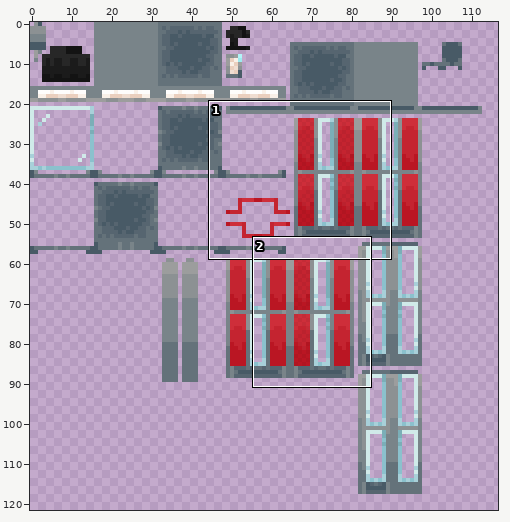
Two versions of one sprite sheet, src/main/resources/assets/ait/textures/exteriors/phone_booth.png. The first picture is a wide view before the edit; the outline marks the close-up.
Close-up. Before:
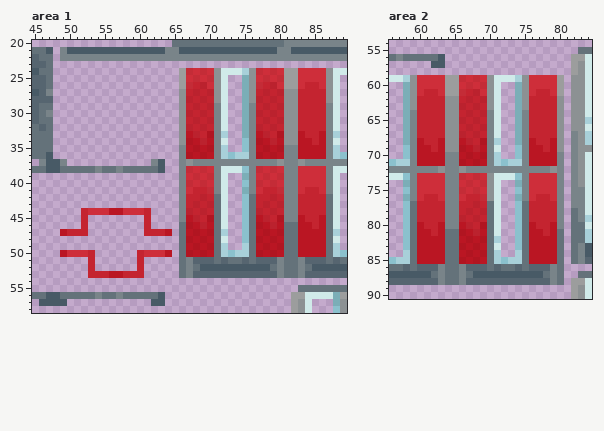
The file is 128x128 pixels. Colours within 5 levels of each other are drawn and written as one. Shown: area 1: x 45..89, y 20..58; area 2: x 56..84, y 54..90. The wide view leaves out empty margins. The commit also changed other parts of the picture, which this record leaves out.
The result:
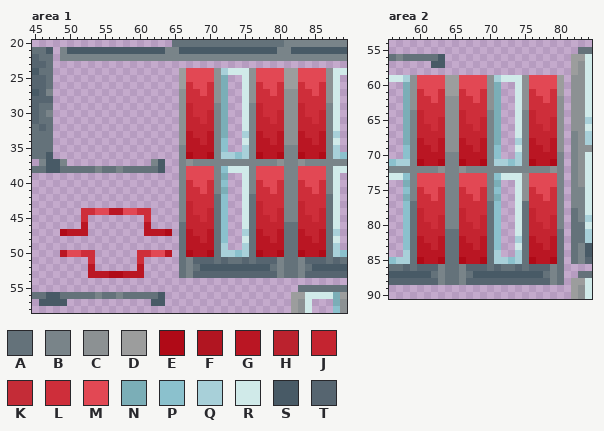
Palette (. is transparent): A #64727a  B #798489  C #8c9193  D #9c9d9d  E #b00a17  F #b11521  G #ba1623  H #bb222e  J #c42430  K #c42c37  L #ce2e3a  M #e24854  N #7baeb7  P #8bc1cd  Q #a8d0d9  R #d0eae9  S #485a66  T #566570
Change:
--- area 1
@@ x 45..89 @@
 23 TTA..........................................
-24 SAA..................DKLKLCRRRQCKLKLDDLLLLCRR
-25 TTA..................DLKLKCR..NCLKLKDDLLLLCR.
-26 TTA..................DKJHLCR..NCKJHLDDLJJLCR.
-27 STB..................CJHJHCR..NCJHJHCCJJJJCR.
-28 TTT..................CHJHJCR..NCHJHJCCJJJJCR.
-29 TAA..................CJHJHBR..NBJHJHCCJJJJBR.
-30 TAB..................CHJHJBR..NBHJHJCCJJJJBR.
-31 TAA..................CJHJHBR..NBJHJHCCJJJJBR.
-32 ATA..................CHJHJBR..NBHJHJCCJJJJBR.
-33 AAA..................CGHJFBQ..NBGHJFCCGJJGBQ.
-34 AAA..................CFGHGBR..PBFGHGCCGGJGBR.
-35 AAA..................BGFGFBQ..PBGFGFBBGGGGBQ.
-36 AAS..................BFGFGBQPQQBFGFGBBGGGGBQP
+24 SAA..................DMMMMCQRRRCMMMMDDMMMMCRR
+25 TTA..................DMMMMCN..RCMMMMDDMMMMCR.
+26 TTA..................DLMMLCN..RCLMMLDDLMMLCR.
+27 STB..................CLLMLCN..RCLLMLCCLLMLCR.
+28 TTT..................CLLLLCN..RCLLLLCCLLLLCR.
+29 TAA..................CJLLLBN..RBJLLLCCJLLLBR.
+30 TAB..................CJLLJBN..RBJLLJCCJLLJBR.
+31 TAA..................CJJLJBN..RBJJLJCCJJLJBR.
+32 ATA..................CJJJJBN..RBJJJJCCJJJJBR.
+33 AAA..................CGJJGBN..QBGJJGCCGJJGBQ.
+34 AAA..................CGGJGBP..RBGGJGCCGGJGBR.
+35 AAA..................BGGGGBP..QBGGGGBBGGGGBQ.
+36 AAS..................BEGGEBQQPQBEGGEBBEGGEBQP
 37 .BSSB............BS..BCBBBBBBBBBBBBCBBCBBBBBB
-38 AASSAAAAABAABAAAAAS..BKLKLBRRRPBKLKLBBLLLLBRR
-39 .....................BLKLKBR..NBLKLKBBLLLLBR.
-40 .....................BKLKLBR..PBKLKLBBLLLLBR.
-41 .....................BLJJKBR..NBLJJKBBLJJLBR.
-42 .....................BJJHJAR..PAJJHJBBJJJJAR.
-43 .....................BJHJHAR..PAJHJHBBJJJJAR.
-44 .......JLLLGGLLLJ....BHJHJAR..PAHJHJBBJJJJAR.
-45 .......J........J....BGHJFAR..PAGHJFBBGJJGAR.
-46 .......J........J....AFGHGAR..PAFGHGAAGGJGAR.
-47 ....GJJJ........JJJG.AGFGFAQ..PAGFGFAAGGGGAQ.
-48 .....................AFGFGAR..PAFGFGAAGGGGAR.
-49 .....................AGFGFAQ..QAGFGFAAGGGGAQ.
-50 ....GLLLJ......JLLLG.AFGFGAQPQQAFGFGAAGGGGAQP
-51 ........J......J.....ABTTTATAATATTTBAABTTTATA
-52 ........J......J.....ABASSSSSSSSSSABAABASSSSS
-53 ........JJJGGJJJ.....ABTTTTTTTTTTTTBAABTTTTTT
+38 AASSAAAAABAABAAAAAS..BMMMMBPRRRBMMMMBBMMMMBRR
+39 .....................BMMMMBN..RBMMMMBBMMMMBR.
+40 .....................BLMMLBP..RBLMMLBBLMMLBR.
+41 .....................BLLMLBN..RBLLMLBBLLMLBR.
+42 .....................BLLLLAP..RALLLLBBLLLLAR.
+43 .....................BJLLLAP..RAJLLLBBJLLLAR.
+44 .......LLMMGGMMLL....BJLLJAP..RAJLLJBBJLLJAR.
+45 .......L........L....BJJLJAP..RAJJLJBBJJLJAR.
+46 .......G........G....AJJJJAP..RAJJJJAAJJJJAR.
+47 ....EGGG........GGGE.AGJJGAP..QAGJJGAAGJJGAQ.
+48 .....................AGGJGAP..RAGGJGAAGGJGAR.
+49 .....................AGGGGAQ..QAGGGGAAGGGGAQ.
+50 ....GMMLL......LLMMG.AEGGEAQQPQAEGGEAAEGGEAQP
+51 ........L......L.....ABTTTATAATATTTBAABTTTATA
+52 ........G......G.....ABASSSSSSSSSSABAABASSSSS
+53 ........GGGEEGGG.....ABTTTTTTTTTTTTBAABTTTTTT
 54 .............................................
--- area 2
@@ x 56..84 @@
 58 ..........................DCR
-59 RRQCLLLLDDKLKLCRRRQCLLLLD.CCR
-60 ..NCLLLLDDLKLKCR..NCLLLLD.CCR
-61 ..NCLJJLDDKJHLCR..NCLJJLD.CCR
-62 ..NCJJJJCCJHJHCR..NCJJJJC.CCR
-63 ..NCJJJJCCHJHJCR..NCJJJJC.CCR
-64 ..NBJJJJCCJHJHBR..NBJJJJC.CCR
-65 ..NBJJJJCCHJHJBR..NBJJJJC.CCQ
-66 ..NBJJJJCCJHJHBR..NBJJJJC.CCR
-67 ..NBJJJJCCHJHJBR..NBJJJJC.BCQ
-68 ..NBGJJGCCGHJFBQ..NBGJJGC.BCQ
-69 ..PBGGJGCCFGHGBR..PBGGJGC.BCC
-70 ..PBGGGGBBGFGFBQ..PBGGGGB.BCR
-71 PQQBGGGGBBFGFGBQPQQBGGGGB.BCR
+59 RRQCMMMMDDMMMMCQRRRCMMMMD.CCR
+60 ..NCMMMMDDMMMMCN..RCMMMMD.CCR
+61 ..NCLMMLDDLMMLCN..RCLMMLD.CCR
+62 ..NCLLMLCCLLMLCN..RCLLMLC.CCR
+63 ..NCLLLLCCLLLLCN..RCLLLLC.CCR
+64 ..NBJLLLCCJLLLBN..RBJLLLC.CCR
+65 ..NBJLLJCCJLLJBN..RBJLLJC.CCQ
+66 ..NBJJLJCCJJLJBN..RBJJLJC.CCR
+67 ..NBJJJJCCJJJJBN..RBJJJJC.BCQ
+68 ..NBGJJGCCGJJGBN..QBGJJGC.BCQ
+69 ..PBGGJGCCGGJGBP..RBGGJGC.BCC
+70 ..PBGGGGBBGGGGBP..QBGGGGB.BCR
+71 PQQBEGGEBBEGGEBQQPQBEGGEB.BCR
 72 BBBBBBBCBBCBBBBBBBBBBBBCB.BCR
-73 RRPBLLLLBBKLKLCRRRPBLLLLB.BCR
-74 ..NBLLLLBBLKLKCR..NBLLLLB.BCR
-75 ..PBLLLLBBKLKLCR..PBLLLLB.BBR
-76 ..NBLJJLBBLJJKCR..NBLJJLB.BBR
-77 ..PAJJJJBBJJHJAR..PAJJJJB.BBR
-78 ..PAJJJJBBJHJHAR..PAJJJJB.ABR
-79 ..PAJJJJBBHJHJAR..PAJJJJB.ABQ
-80 ..PAGJJGBBGHJFAR..PAGJJGB.AAR
-81 ..PAGGJGAAFGHGAR..PAGGJGA.AAQ
-82 ..PAGGGGAAGFGFAQ..PAGGGGA.AAQ
-83 ..PAGGGGAAFGFGAR..PAGGGGA.ABS
-84 ..QAGGGGAAGFGFAQ..QAGGGGA.ABS
-85 PQQAGGGGAAFGFGAQPQQAGGGGA.ABT
+73 RRPBMMMMBBMMMMBPRRRCMMMMB.BCR
+74 ..NBMMMMBBMMMMBN..RCMMMMB.BCR
+75 ..PBLMMLBBLMMLBP..RCLMMLB.BBR
+76 ..NBLLMLBBLLMLBN..RCLLMLB.BBR
+77 ..PALLLLBBLLLLAP..RALLLLB.BBR
+78 ..PAJLLLBBJLLLAP..RAJLLLB.ABR
+79 ..PAJLLJBBJLLJAP..RAJLLJB.ABQ
+80 ..PAJJLJBBJJLJAP..RAJJLJB.AAR
+81 ..PAJJJJAAJJJJAP..RAJJJJA.AAQ
+82 ..PAGJJGAAGJJGAP..QAGJJGA.AAQ
+83 ..PAGGJGAAGGJGAP..RAGGJGA.ABS
+84 ..QAGGGGAAGGGGAQ..QAGGGGA.ABS
+85 PQQAEGGEAAEGGEAQQPQAEGGEA.ABT
 86 AATATTTBAABTTTATAATATTTBA....
